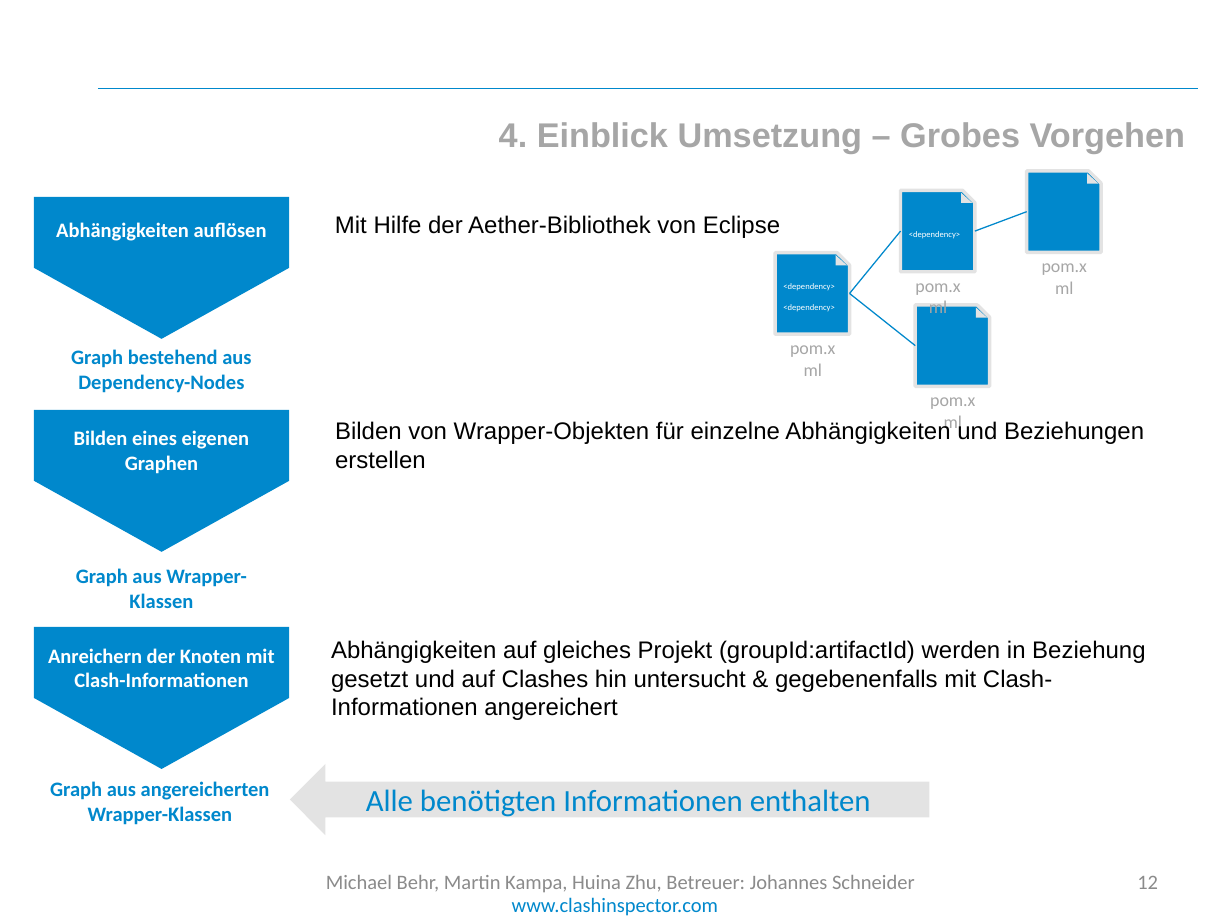
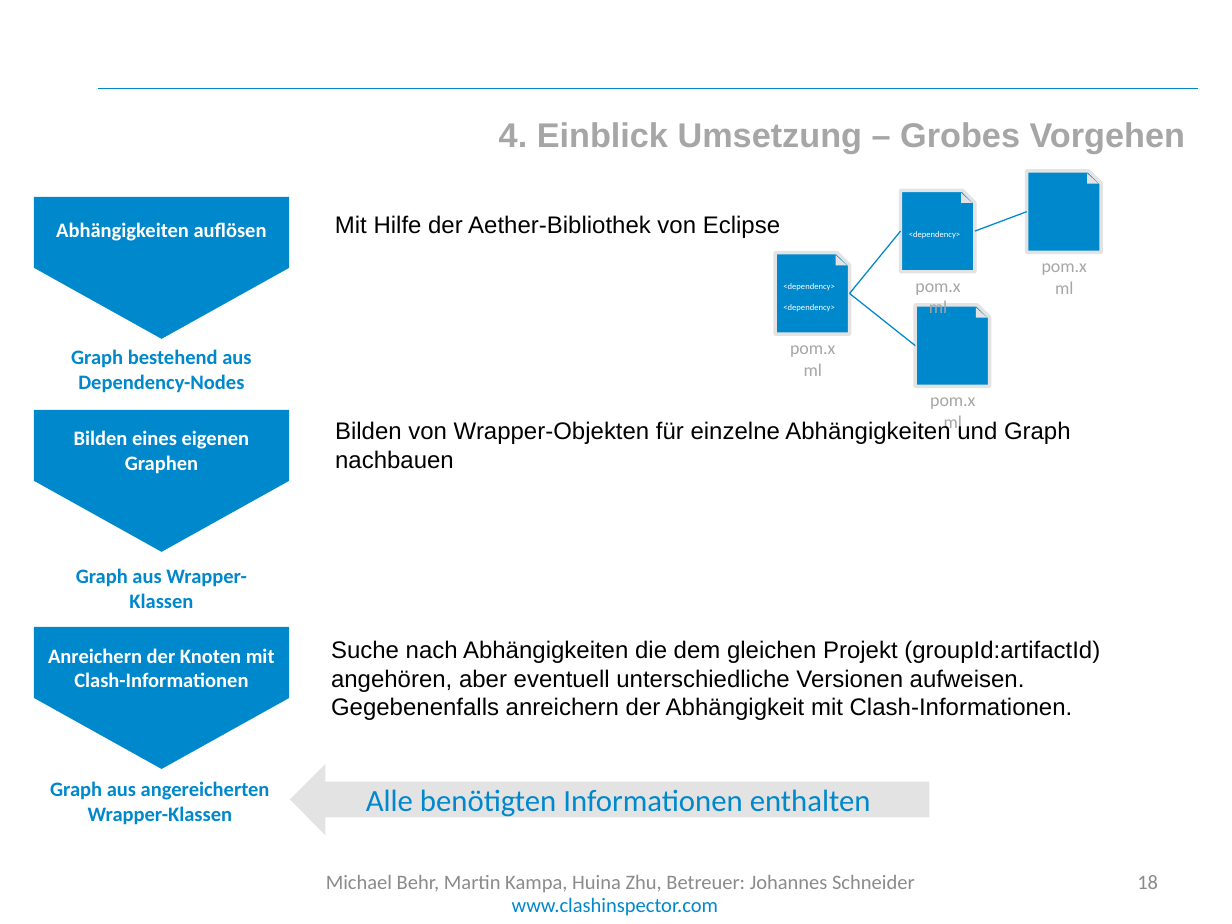
Before and after one commit to cedarsoft/clashinspector.com, a slide deck: slide 18 of presentation/Jahresprojekt Zwischenpräsentation.pptx (slide 12 before the commit). Drawn at 1232x924 pixels with LibreOffice and Linux fonts; fonts in the diff are those of the drawing; background and template pictures are left out. Boxes give left, top, right and bottom in pixels: in the first picture for what was removed or moved away, otherwise in the second. Text is boxed around its words. In the diff, an @@ line names an element or a change of style, - is before the commit and + after.

```diff
--- a/presentation/Jahresprojekt Zwischenpräsentation.pptx
+++ b/presentation/Jahresprojekt Zwischenpräsentation.pptx
@@ text at (335, 420, 1071, 469): text changed @@
-Bilden von Wrapper-Objekten für einzelne Abhängigkeiten und Beziehungen erstellen
+Bilden von Wrapper-Objekten für einzelne Abhängigkeiten und Graph nachbauen
@@ text at (331, 640, 1100, 720): text changed @@
-Abhängigkeiten auf gleiches Projekt (groupId:artifactId) werden in Beziehung gesetzt und auf Clashes hin untersucht & gegebenenfalls mit Clash-Informationen angereichert
+Suche nach Abhängigkeiten die dem gleichen Projekt (groupId:artifactId) angehören, aber eventuell unterschiedliche Versionen aufweisen. Gegebenenfalls anreichern der Abhängigkeit mit Clash-Informationen.
@@ page number at (1137, 875, 1158, 889): text changed @@
-12
+18
```
Also in this commit, not shown: 10 other slides changed, 2 slides added, 20 other files.
